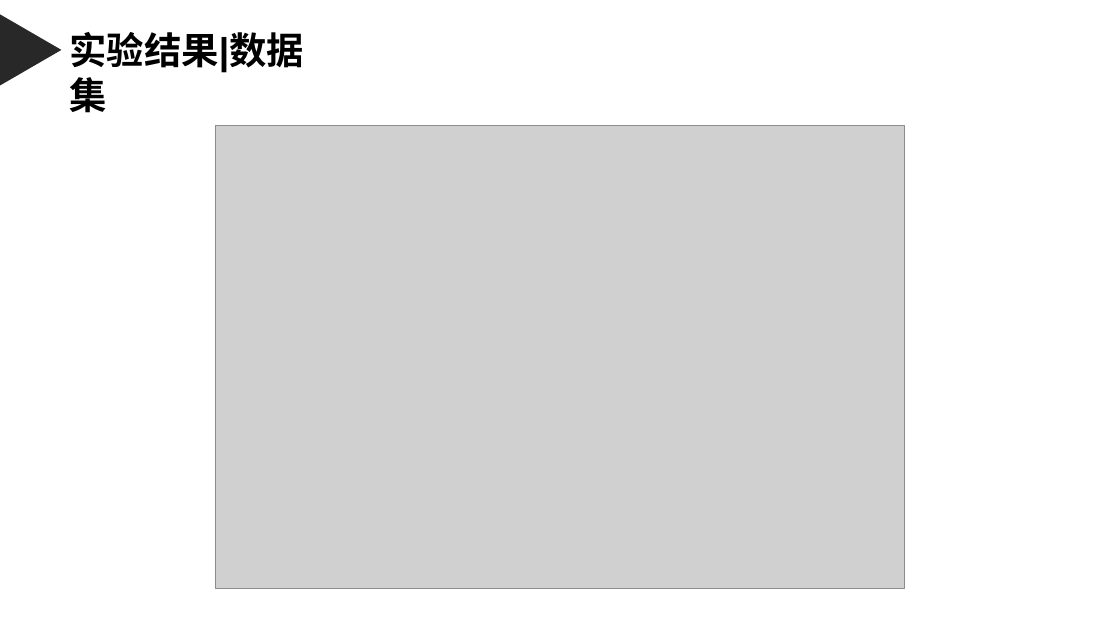
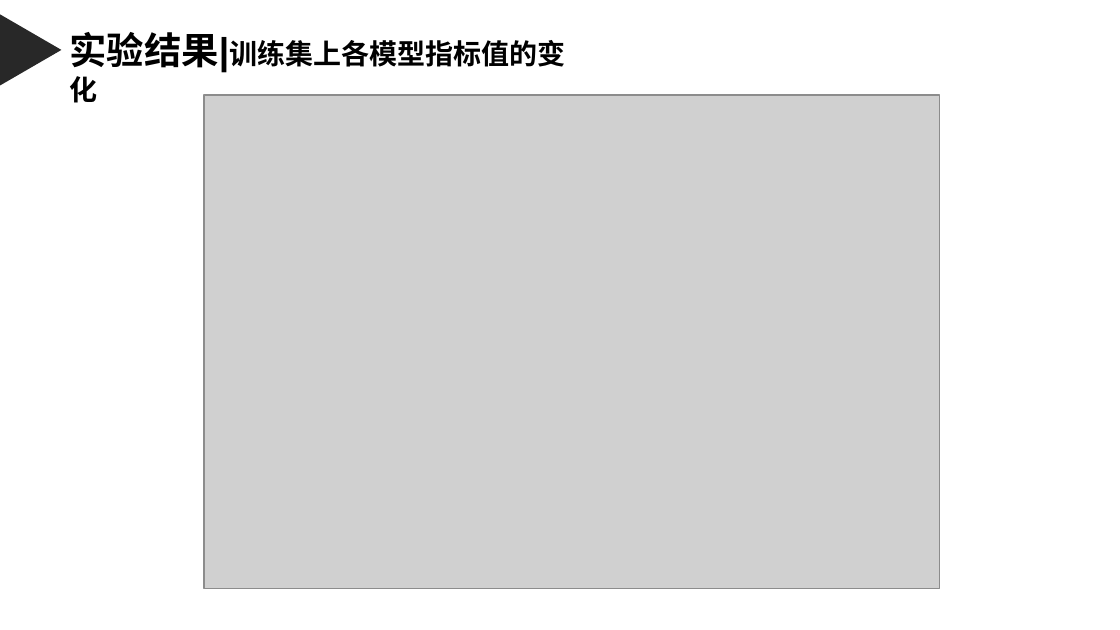
Before and after one commit to weixiao2333/zjuthesis-mphil, a slide deck: slide 22 of 硕士毕业论文答辩PPT.pptx (slide 31 before the commit). Drawn at 1120x630 pixels with LibreOffice and Linux fonts; fonts in the diff are those of the drawing; grey boxes stand for pictures. Boxes give left, top, right and bottom in pixels: in the first picture for what was removed or moved away, otherwise in the second. Text is boxed around its words. In the diff, an @@ line names an element or a change of style, - is before the commit and + after.

```diff
--- a/硕士毕业论文答辩PPT.pptx
+++ b/硕士毕业论文答辩PPT.pptx
@@ text at box(70, 32, 565, 73): text changed; size 24 to 18 pt @@
-实验结果|数据集
+实验结果|训练集上各模型指标值的变化
@@ picture: place and size @@
-picture at box(215, 125, 905, 588)
+picture at box(204, 95, 939, 589)
```
Also in this commit, not shown: 28 other slides changed, 3 slides added, 13 slides removed.
